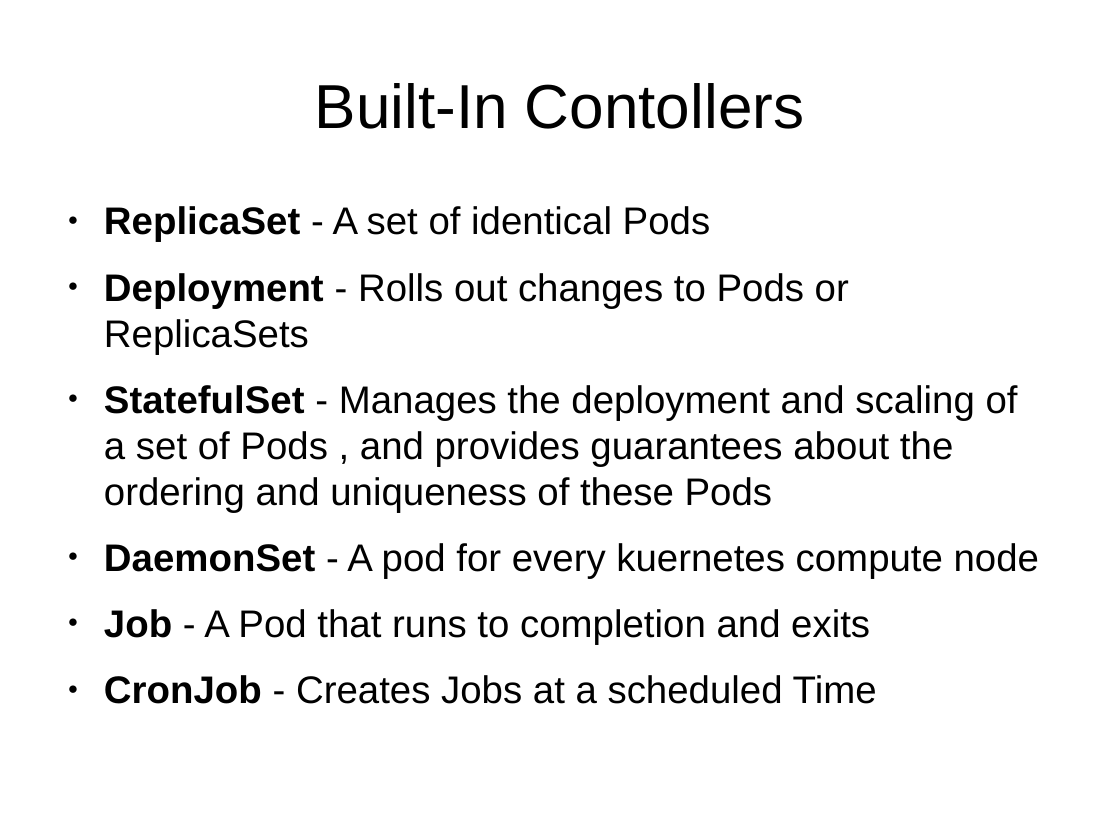
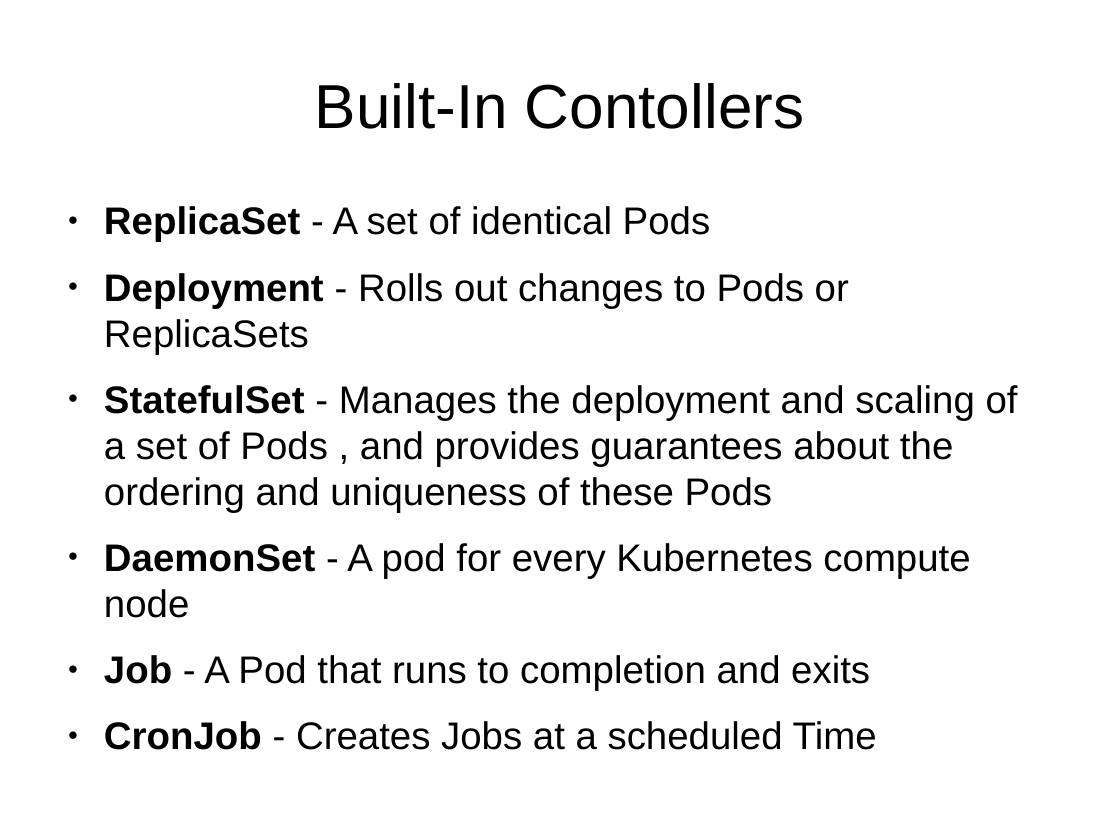
Before and after one commit to ajmaidak/qclug-kubernetes-presto, a slide deck: slide 8 of Kubernetes.odp. Drawn at 1120x840 pixels with LibreOffice and Linux fonts; fonts in the diff are those of the drawing. Boxes give left, top, right and bottom in pixels: in the first picture for what was removed or moved away, otherwise in the second. Text is boxed around its words. In the diff, an @@ line names an element or a change of style, - is before the commit and + after.

Commit message:
Spelling Updates

```diff
--- a/Kubernetes.odp
+++ b/Kubernetes.odp
@@ text at (104,543,970,618): text changed @@
-● DaemonSet - A pod for every kuernetes compute node
+● DaemonSet - A pod for every Kubernetes compute node
```
Also in this commit, not shown: 5 other slides changed.
